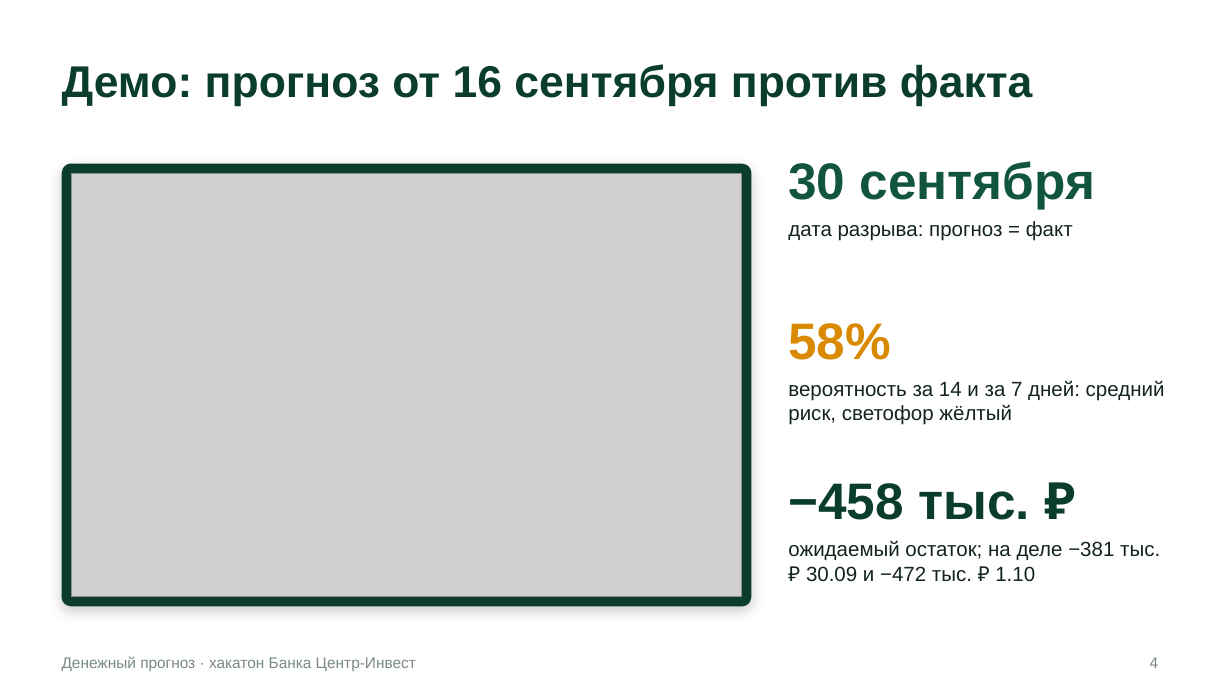
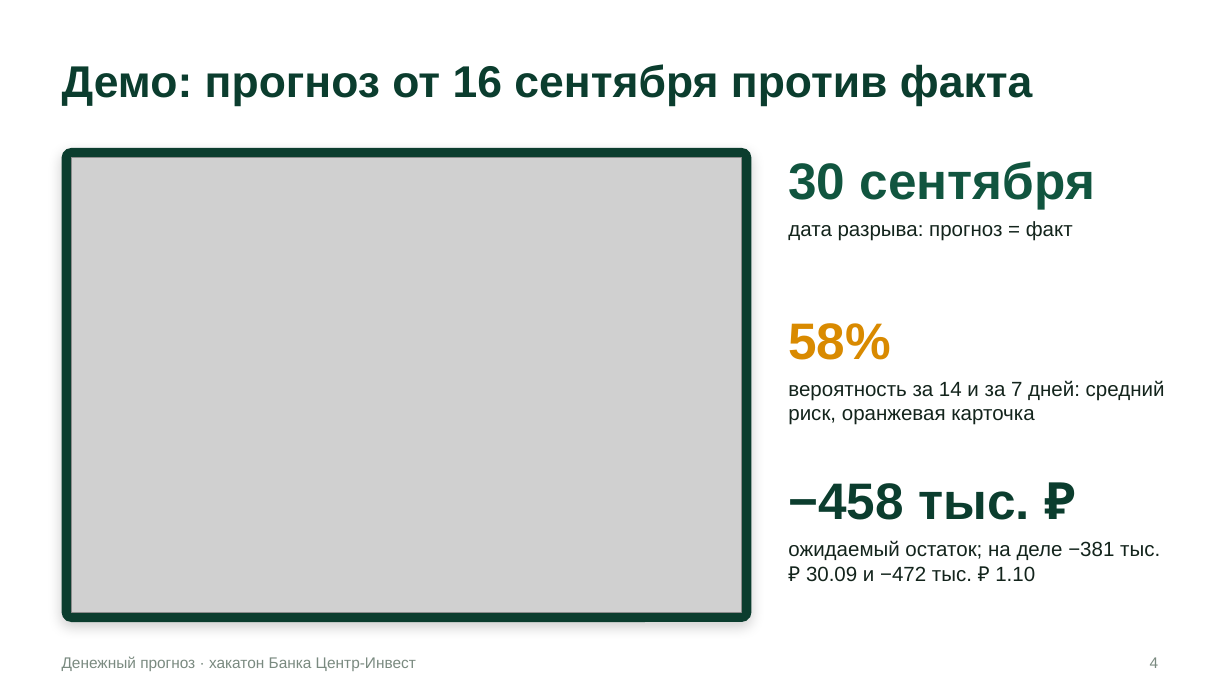
Before and after one commit to VaDex-web/cashflow, a slide deck: slide 4 of docs/presentation.pptx. Drawn at 1232x693 pixels with LibreOffice and Linux fonts; fonts in the diff are those of the drawing; grey boxes stand for pictures. Boxes give left, top, right and bottom in pixels: in the first picture for what was removed or moved away, otherwise in the second. Text is boxed around its words. In the diff, an @@ line names an element or a change of style, - is before the commit and + after.

Commit message:
docs: скриншоты, презентация и PDF под новый дизайн
docs/screens пересняты на новом интерфейсе; на слайдах — новые скриншоты и логотип, формулировки как на экране
(«дефицит составит 458 000 ₽», оранжевая карточка риска вместо светофора); схемы архитектуры, история демо
и отчёт проверки приведены к тем же формулировкам; скрипт скриншотов — под тексты нового интерфейса.

```diff
--- a/docs/presentation.pptx
+++ b/docs/presentation.pptx
@@ rounded rectangle: place and size @@
-rounded rectangle at [62, 164, 752, 607]
+rounded rectangle at [62, 148, 752, 622]
@@ rounded rectangle at [62, 148, 752, 622]: proportions changed @@
@@ picture: place and size @@
-picture at [71, 174, 742, 598]
+picture at [71, 158, 742, 612]
@@ text at [788, 380, 1165, 425]: text changed @@
-вероятность за 14 и за 7 дней: средний риск, светофор жёлтый
+вероятность за 14 и за 7 дней: средний риск, оранжевая карточка
```
Also in this commit, not shown: 3 other slides changed, 23 other files.
